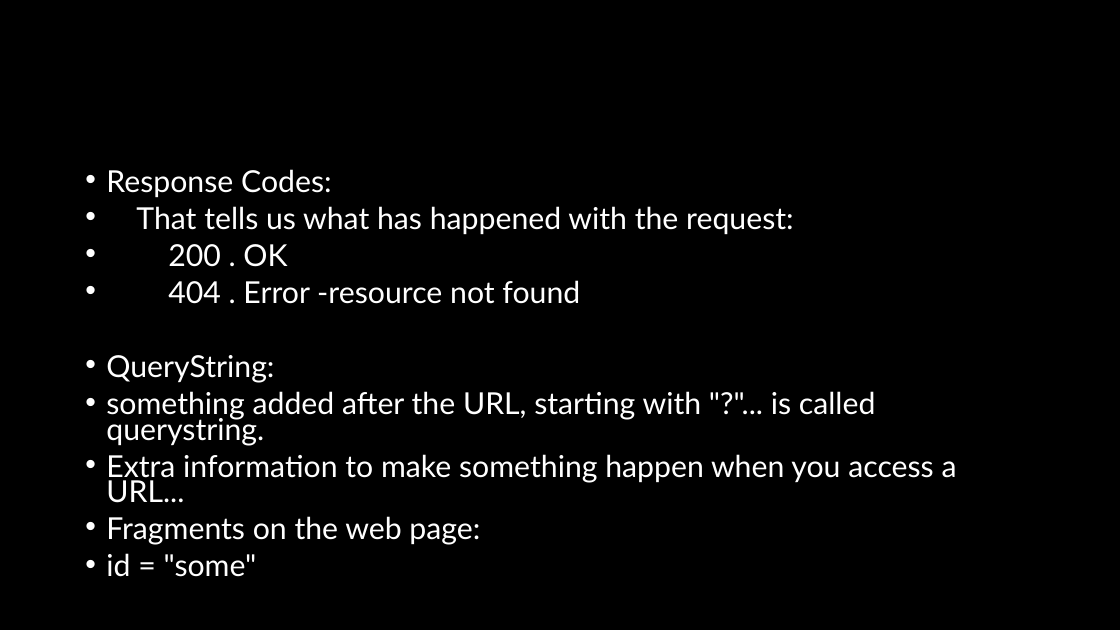
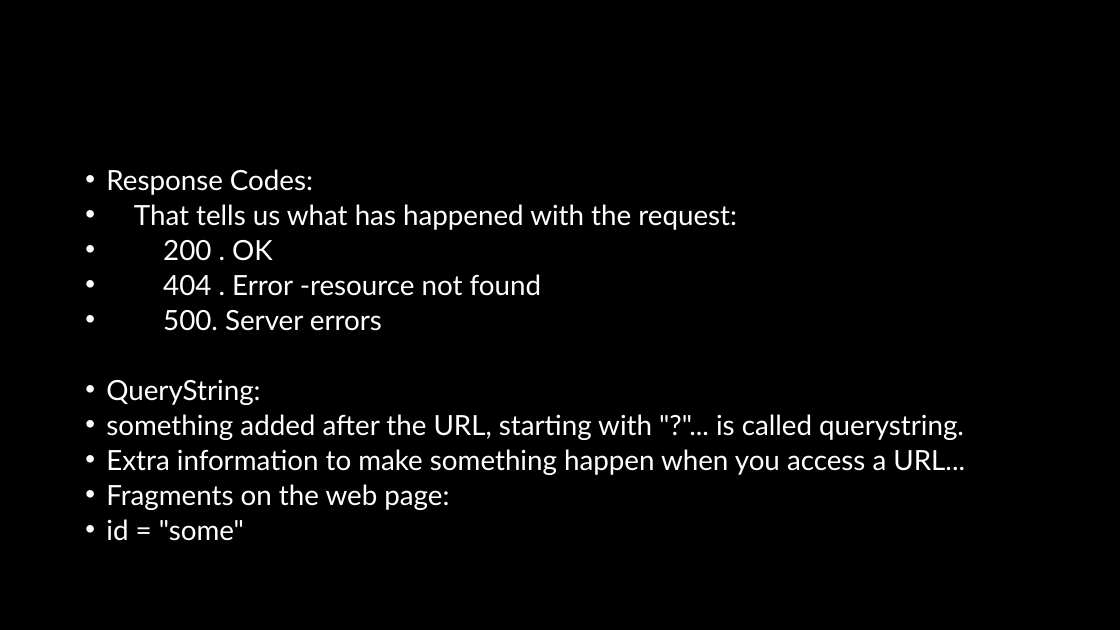
Before and after one commit to natiquekeyin/winter2026, a slide deck: slide 12 of FrontEnd/Week1/Week 1.pptx. Drawn at 1120x630 pixels with LibreOffice and Linux fonts; fonts in the diff are those of the drawing. Boxes give left, top, right and bottom in pixels: in the first picture for what was removed or moved away, otherwise in the second. Text is boxed around its words. In the diff, an @@ line names an element or a change of style, - is before the commit and + after.

```diff
--- a/FrontEnd/Week1/Week 1.pptx
+++ b/FrontEnd/Week1/Week 1.pptx
@@ text at [106, 169, 965, 541]: size 25.9 to 23.8 pt @@
@@ text at [163, 310, 382, 331]: paragraph added @@
+• 500. Server errors
```
Also in this commit, not shown: 4 other slides changed, 3 slides added, 3 other files.
